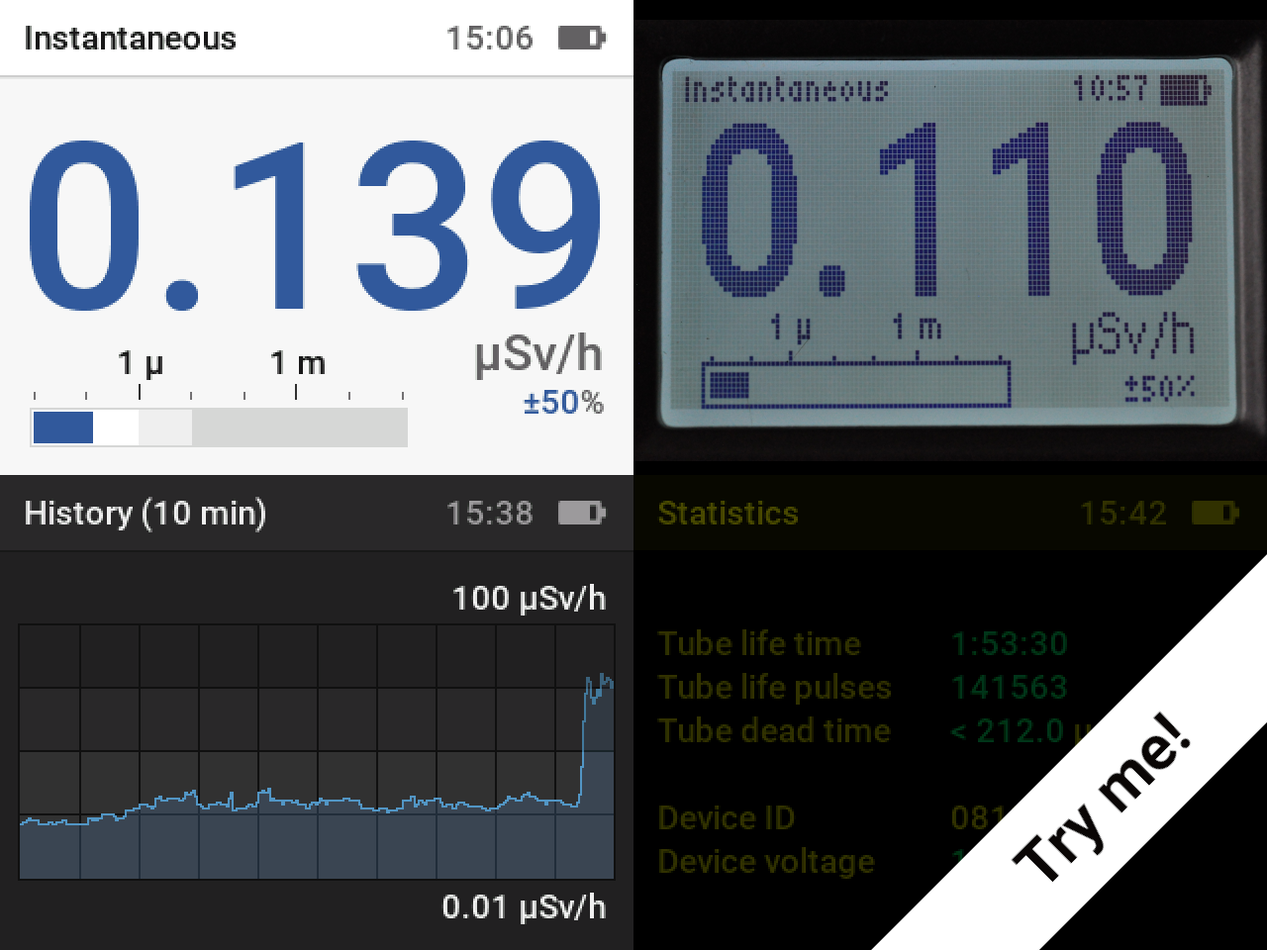
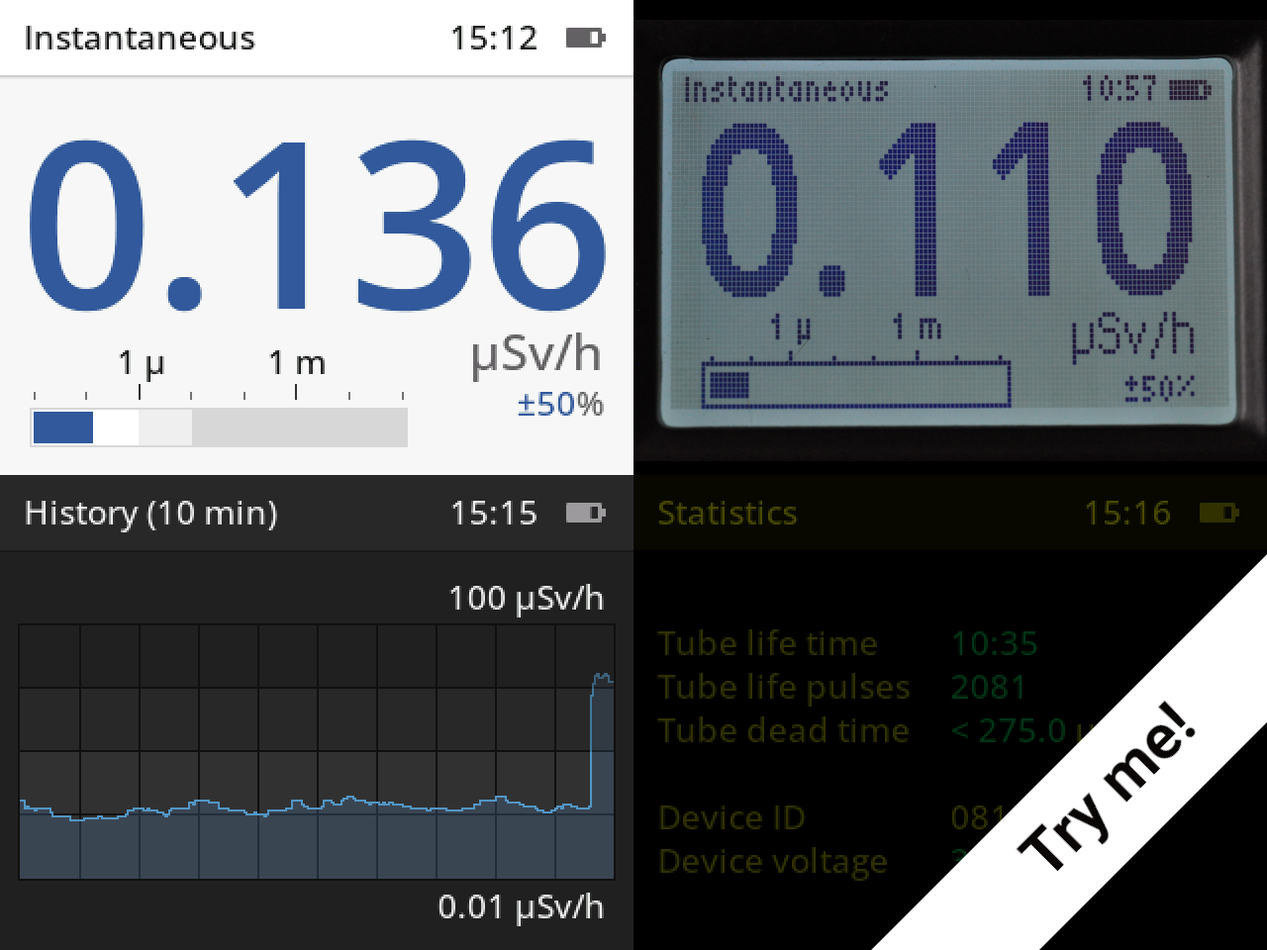
Revision of a layered 1267x950 image; what changed, layer by layer:
painted on "Transformation" over (1009, 699, 1197, 883)
painted on "radpro-title.png" over (19, 25, 1241, 927)
